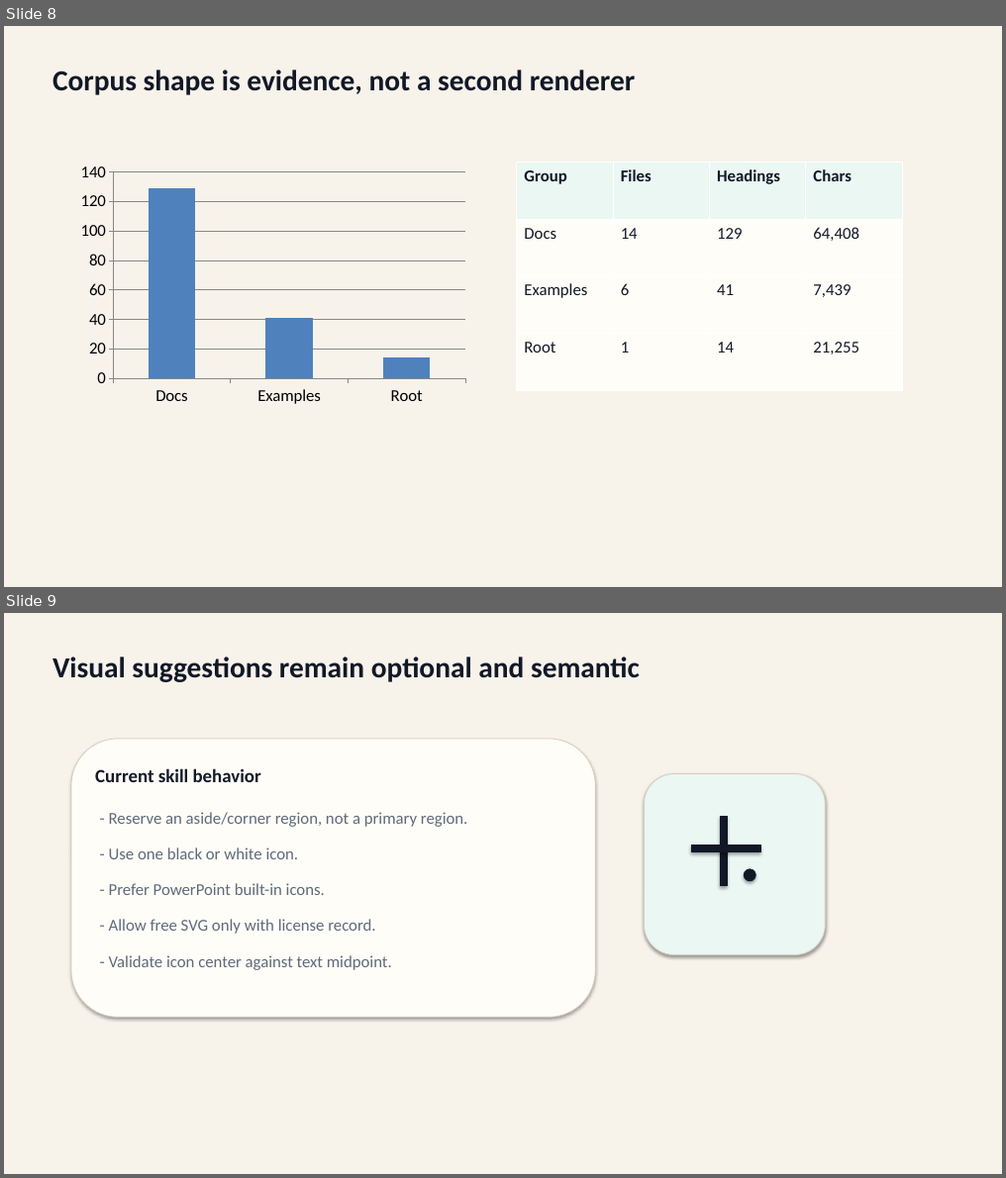
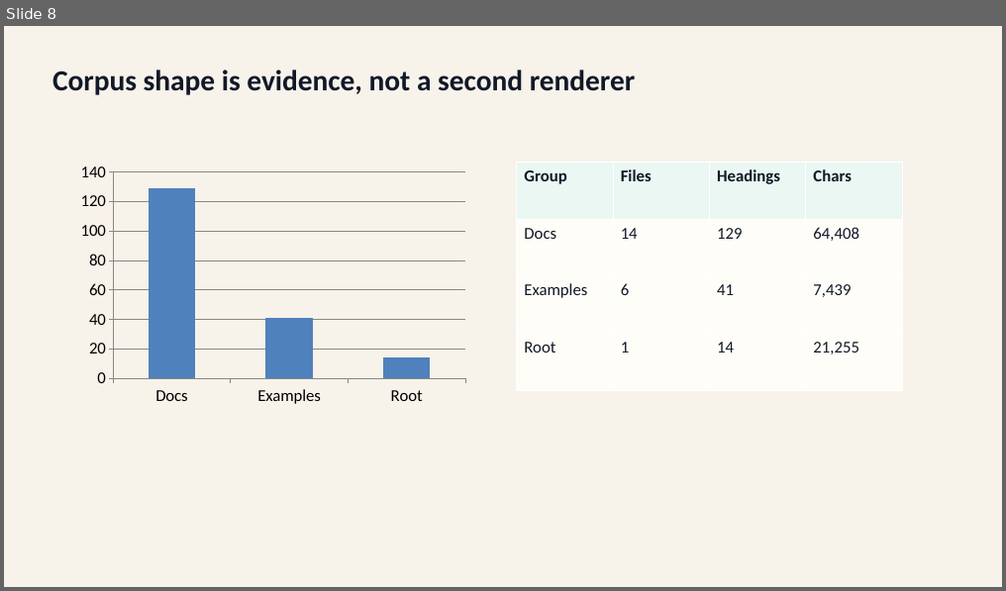
Before and after one commit to ch040602/mdpr-skill, a slide deck: artifacts/mdpr-vs-skill/mdpr-skill-from-actual-md-run.pptx. Shown one above the other, each under a label of ours: slides 8 and 9 before the commit, slide 8 after it. The pictures are 1006x1178 and 1006x591 pixels, drawn with LibreOffice and Linux fonts; fonts in the diff are those of the drawing. Boxes give left, top, right and bottom in pixels: in the first picture for what was removed or moved away, otherwise in the second. Text is boxed around its words. In the diff, an @@ line names an element or a change of style, - is before the commit and + after.

Commit message:
Improve comparison visual coherence

```diff
--- a/artifacts/mdpr-vs-skill/mdpr-skill-from-actual-md-run.pptx
+++ b/artifacts/mdpr-vs-skill/mdpr-skill-from-actual-md-run.pptx
@@ slide 9 removed at (x1=4, y1=613, x2=1002, y2=1174), background #FFFFFF @@
@@ rectangle removed at (x1=4, y1=613, x2=1002, y2=1174) @@
@@ text removed at (x1=53, y1=657, x2=640, y2=682) @@
-Visual suggestions remain optional and semantic
@@ rounded rectangle removed at (x1=71, y1=739, x2=595, y2=1017) @@
@@ text removed at (x1=95, y1=768, x2=261, y2=782) @@
-Current skill behavior
@@ rounded rectangle removed at (x1=645, y1=774, x2=826, y2=956) @@
@@ text removed at (x1=109, y1=812, x2=468, y2=827) @@
-- Reserve an aside/corner region, not a primary region.
@@ rectangle removed at (x1=720, y1=817, x2=727, y2=886) @@
@@ text removed at (x1=109, y1=848, x2=299, y2=860) @@
-- Use one black or white icon.
@@ rectangle removed at (x1=691, y1=845, x2=761, y2=853) @@
@@ ellipse removed at (x1=744, y1=869, x2=755, y2=881) @@
@@ text removed at (x1=109, y1=883, x2=325, y2=895) @@
-- Prefer PowerPoint built-in icons.
@@ text removed at (x1=109, y1=919, x2=375, y2=934) @@
-- Allow free SVG only with license record.
@@ text removed at (x1=109, y1=956, x2=392, y2=970) @@
-- Validate icon center against text midpoint.
```
Also in this commit, not shown: 1 slide changed, 1 slide added, 8 other files.
